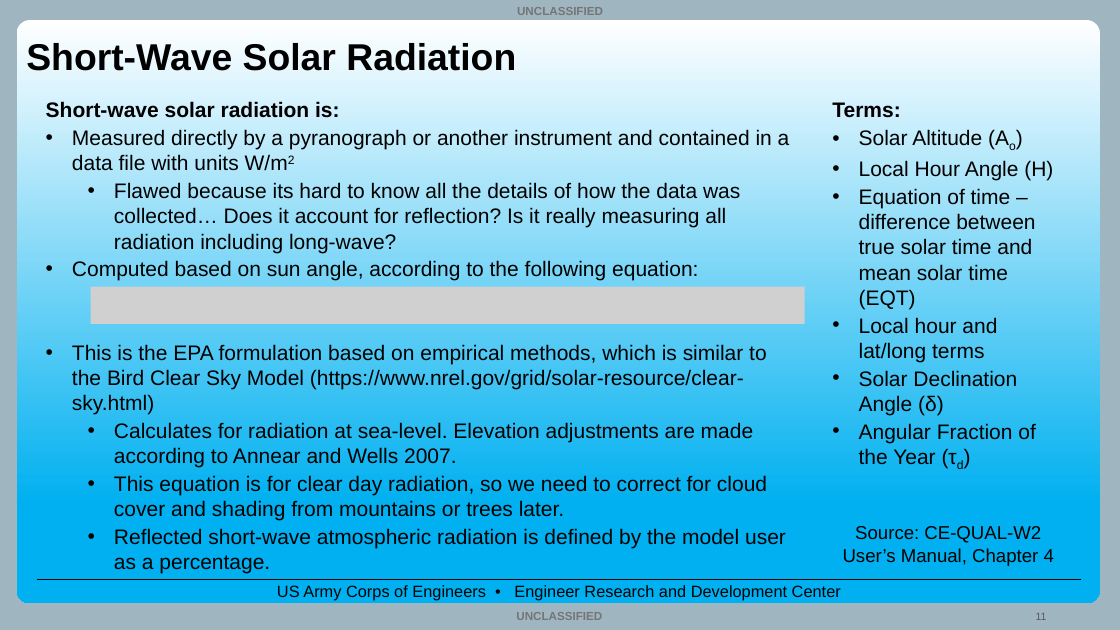
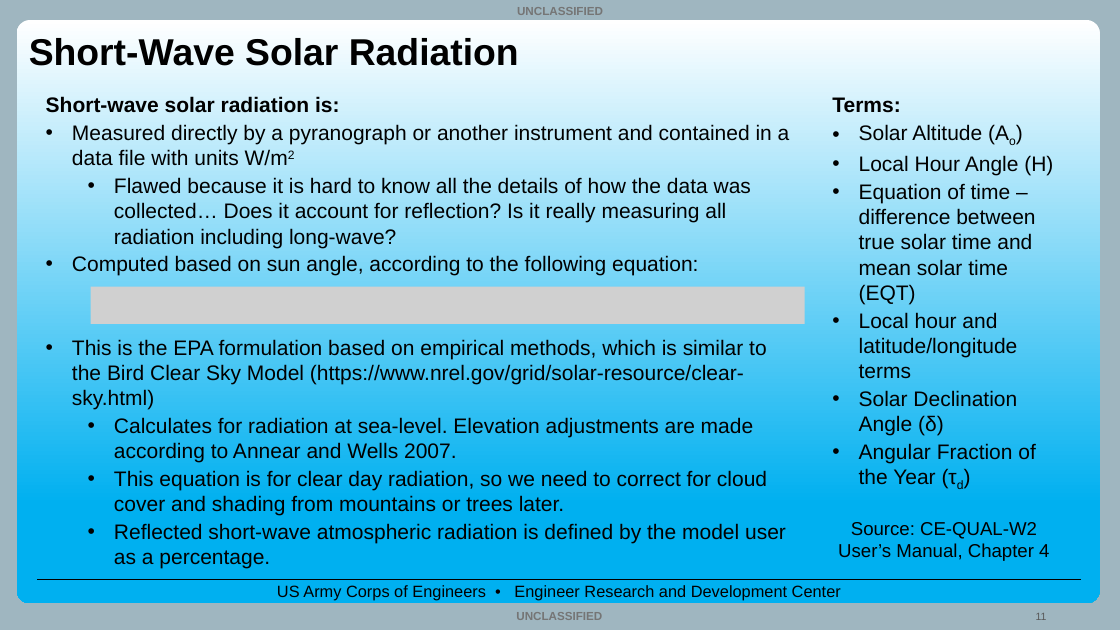
Before and after one commit to EcohydrologyTeam/CE-QUAL-W2-Workshop-2025, a slide deck: slide 11 of Lectures/1.04_Lecture_Water_Temperature_Modeling_Sep2025_TS.pptx. Drawn at 1120x630 pixels with LibreOffice and Linux fonts; fonts in the diff are those of the drawing; grey boxes stand for pictures; background and template pictures are left out. Boxes give left, top, right and bottom in pixels: in the first picture for what was removed or moved away, otherwise in the second. Text is boxed around its words. In the diff, an @@ line names an element or a change of style, - is before the commit and + after.

```diff
--- a/Lectures/1.04_Lecture_Water_Temperature_Modeling_Sep2025_TS.pptx
+++ b/Lectures/1.04_Lecture_Water_Temperature_Modeling_Sep2025_TS.pptx
@@ title "Short-Wave Solar Radiation" moved from (x1=26, y1=43, x2=516, y2=71) to (x1=29, y1=38, x2=519, y2=66) @@
@@ text at (x1=114, y1=177, x2=751, y2=248): text changed @@
-  • Flawed because its hard to know all the details of how the data was collected… Does it account for reflection? Is it really measuring all radiation including long-wave?
+  • Flawed because it is hard to know all the details of how the data was collected… Does it account for reflection? Is it really measuring all radiation including long-wave?
@@ text at (x1=859, y1=312, x2=1018, y2=379): text changed @@
-• Local hour and lat/long terms
+• Local hour and latitude/longitude terms
@@ text "Source: CE-QUAL-W2 User’s Manual, Chapter ..." moved from (x1=843, y1=526, x2=1054, y2=566) to (x1=838, y1=522, x2=1049, y2=561) @@
```
Also in this commit, not shown: 17 other slides changed.
